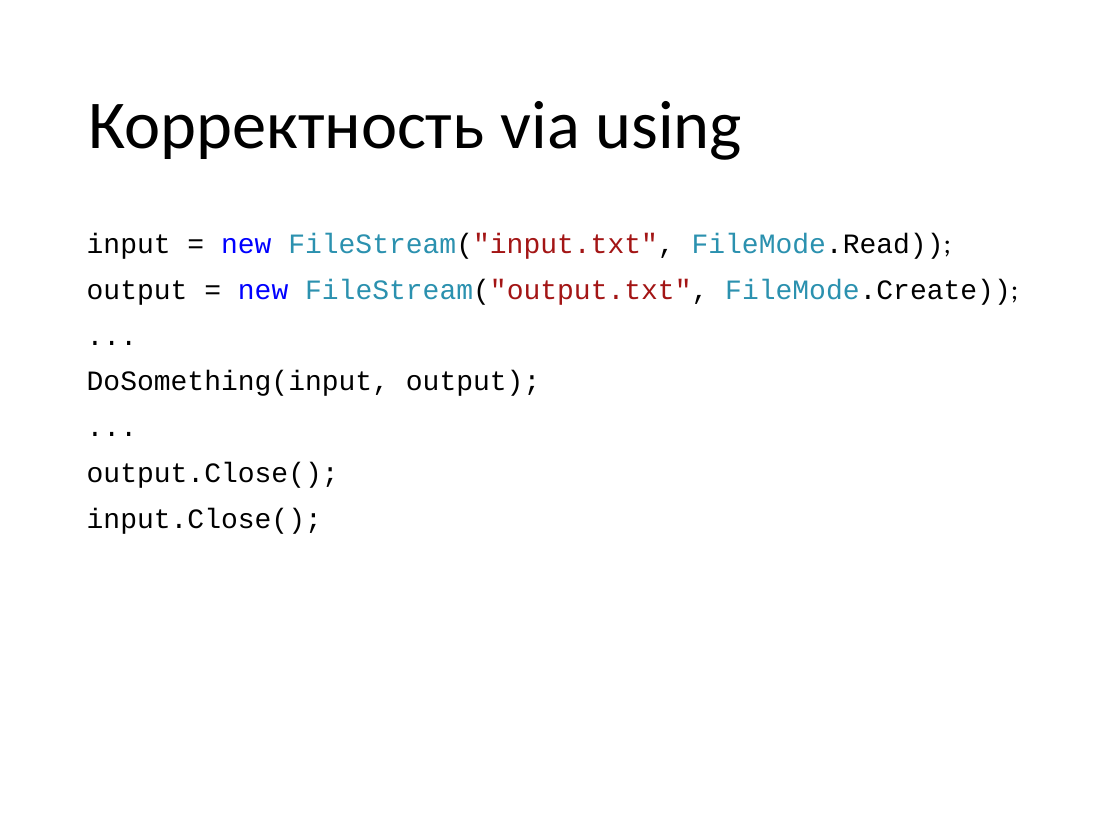
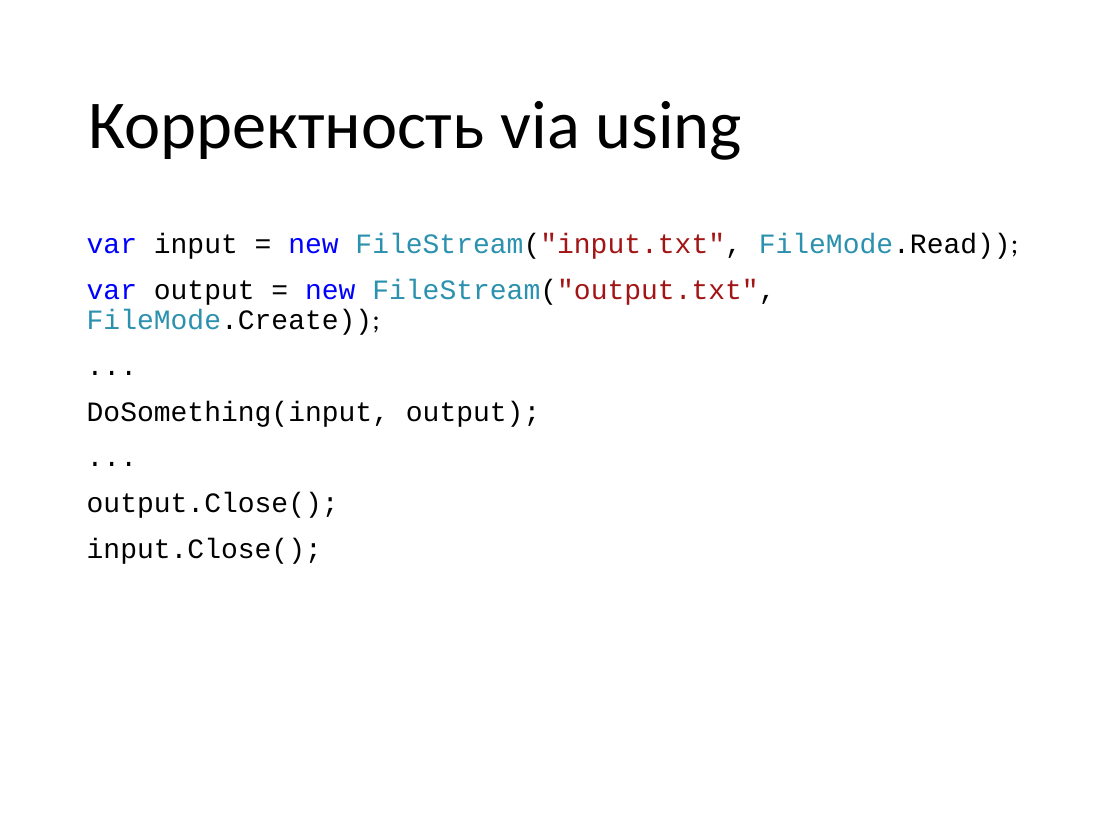
Before and after one commit to valertron/design, a slide deck: slide 32 of Design.pptx (slide 36 before the commit). Drawn at 1120x840 pixels with LibreOffice and Linux fonts; fonts in the diff are those of the drawing. Boxes give left, top, right and bottom in pixels: in the first picture for what was removed or moved away, otherwise in the second. Text is boxed around its words. In the diff, an @@ line names an element or a change of style, - is before the commit and + after.

```diff
--- a/Design.pptx
+++ b/Design.pptx
@@ text at (87, 233, 1018, 335): text changed @@
-input = new FileStream("input.txt", FileMode.Read));
-output = new FileStream("output.txt", FileMode.Create));
+var input = new FileStream("input.txt", FileMode.Read));
+var output = new FileStream("output.txt", FileMode.Create));
```
Also in this commit, not shown: 17 other slides changed, 19 slides added, 2 slides removed, 1 other file.
